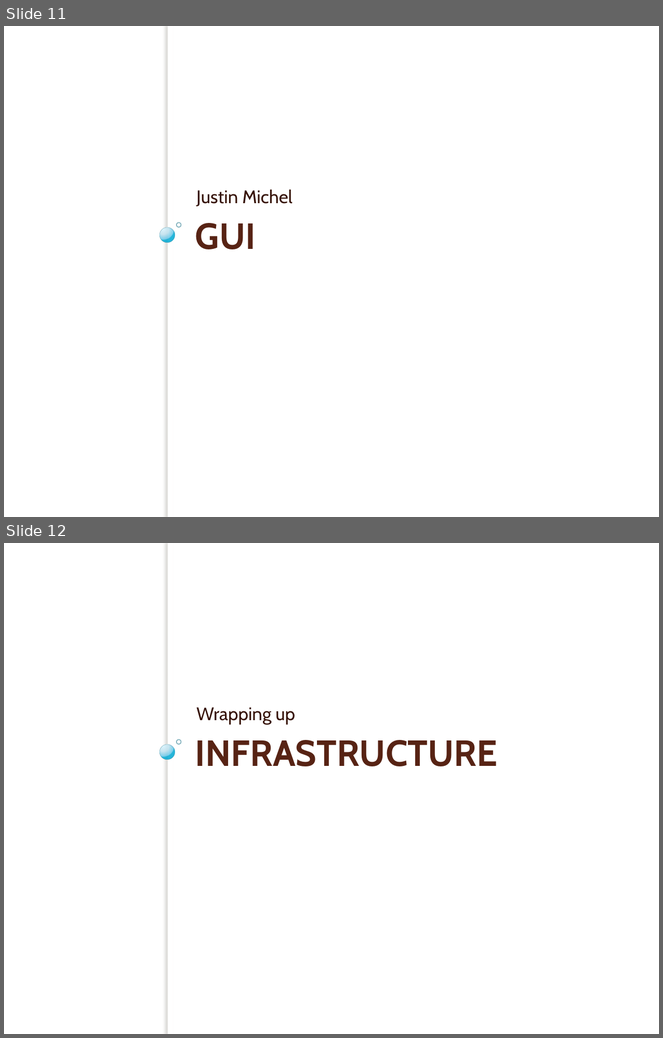
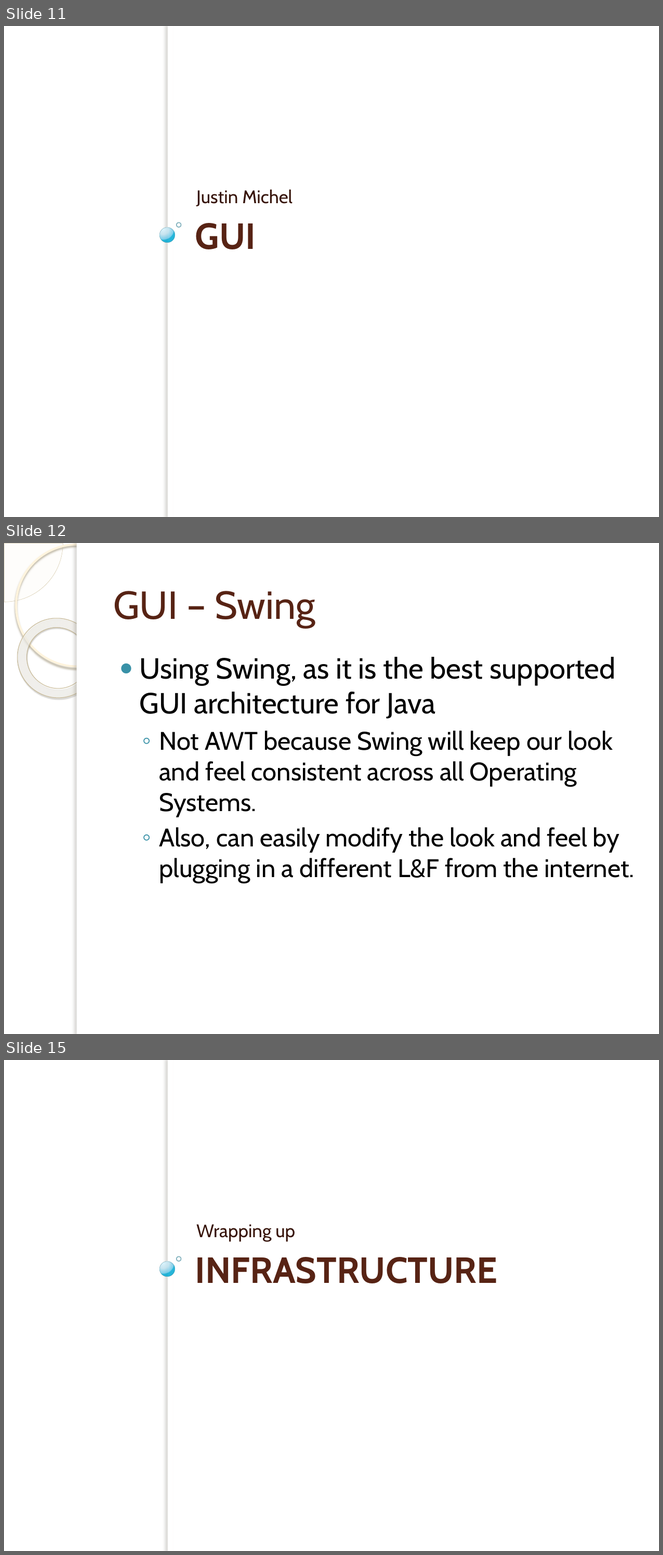
Before and after one commit to micphijus/eecs393whiteboard, a slide deck: Docs/Chatboard Build 1.pptx. Shown one above the other, each under a label of ours: slides 11 and 12 before the commit, slides 11, 12 and 15 after it; the slides between them are not shown. The pictures are 663x1038 and 663x1555 pixels, drawn with LibreOffice and Linux fonts; fonts in the diff are those of the drawing; background and template pictures are left out. Boxes give left, top, right and bottom in pixels: in the first picture for what was removed or moved away, otherwise in the second. Text is boxed around its words. In the diff, an @@ line names an element or a change of style, - is before the commit and + after.

```diff
--- a/Docs/Chatboard Build 1.pptx
+++ b/Docs/Chatboard Build 1.pptx
@@ slide 12 added at <box>4,543,659,1034</box>, background picture (left out) @@
@@ pie slice (boxed as its full ellipse) added at <box>4,543,63,602</box>, fill #FEFAF4 at 33% opacity, outline #D3C39F 0.25 pt @@
@@ ellipse added at <box>16,545,138,666</box>, outline #FFF5DE 2.15 pt @@
@@ rectangle added at <box>77,543,659,1034</box>, fill #FFFFFF @@
@@ rectangle added at <box>77,543,82,1034</box>, fill #FFFFFF @@
@@ donut added at <box>4,602,114,714</box>, fill gradient #FFFCF6 to #FFFEFB to #F0D28E, outline #C7B893 0.58 pt @@
@@ title added at <box>113,591,315,627</box>, 43 pt, text #572314 @@
+GUI – Swing
@@ text added at <box>140,657,634,883</box>, 28 pt, text #000000 @@
+● Using Swing, as it is the best supported GUI architecture for Java
+  ◦ Not AWT because Swing will keep our look and feel consistent across all Operating Systems.
+  ◦ Also, can easily modify the look and feel by plugging in a different L&F from the internet.
@@ what was slide 12 is now slide 15 @@
```
Also in this commit, not shown: 2 other slides added, 4 other files.
